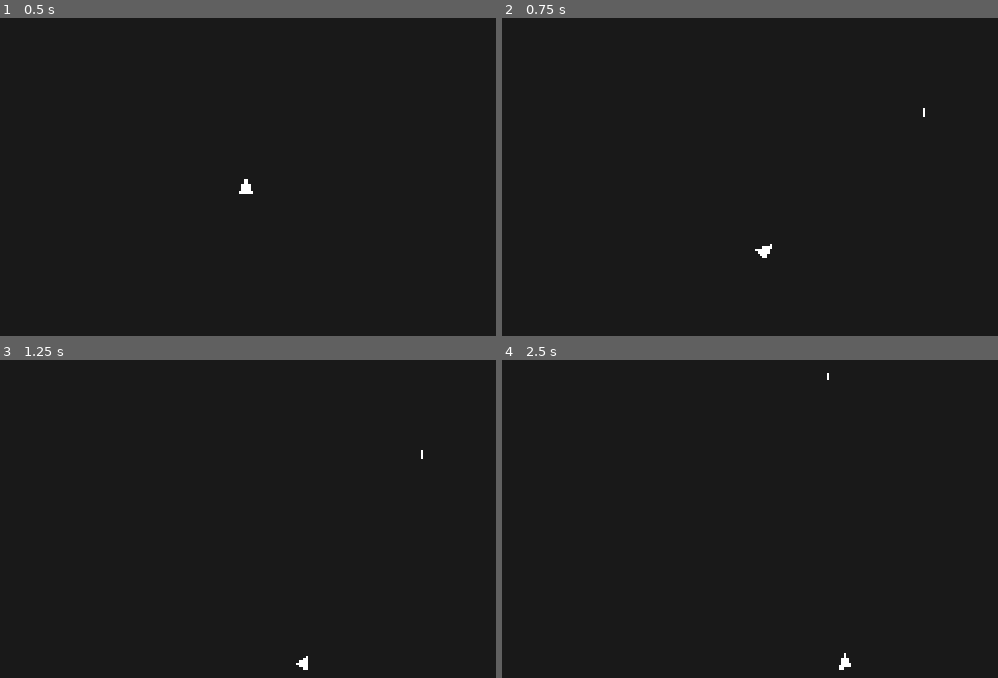
Above: before the commit, frames 1-4 (two rows, left to right).
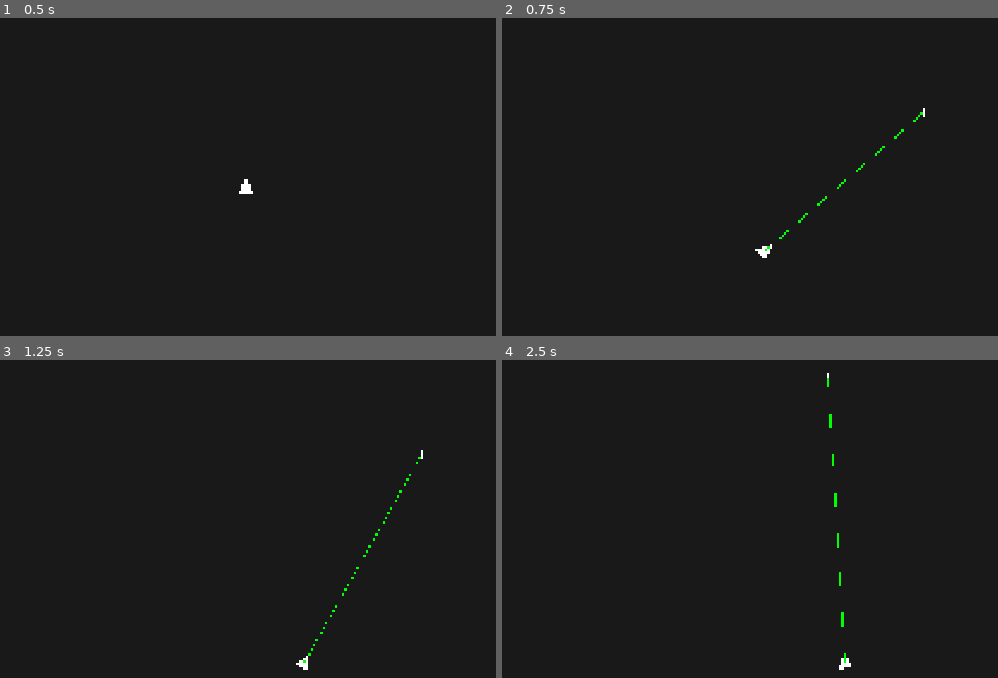
Above: after the commit, the same moments.

Repository: AlonKellner-RedHat/ricochet-game-v2
Game: Godot game, scene res://scenes/main.tscn
The game is run twice, just before and just after one commit, with the same random seed, the same clock (stepped at 60 frames per second) and the same inputs.
Inputs (mouse positions are in pixels of both pictures, inside the frame that each line leads up to):
- Up to frame 1 (0.5 s): no input
- Up to frame 2 (0.75 s): tap Enter at 0.5 s; move the mouse to (923, 110) at 0.52 s; hold D (move_right) from 0.53 s (still down); hold Shift from 0.53 s (still down); click (923, 110) at 0.67 s
- Up to frame 3 (1.25 s): keep holding D (move_right); keep holding Shift
- Up to frame 4 (2.5 s): release D (move_right) at 1.25 s; release Shift at 1.25 s; drag from (586, 499) to (710, 566) at 1.27 s; tap Space at 2 s; move the mouse to (829, 375) at 2.02 s; hold D (move_right) from 2.03 s (still down); tap Ctrl at 2.1 s

Frame 1 is identical in both runs. In frame 2, 0.1% of the frame differs, in the area x 53-85%, y 29-74%; in frame 3, 0.1%; in frame 4, 0.2%, in the area x 65-70%, y 5-96%.

Commit message:
Stage 5: Straight-line preview from player to cursor
- Green solid line (2px) drawn from player to cursor via _draw()
- No line when cursor equals player position (zero-length Direction)
- PathRenderer at z_index=20, updates every frame via queue_redraw()
- 4 new tests (line exists, absent at zero-length, color green, endpoints)

Co-Authored-By: Claude Opus 4.6 <noreply@anthropic.com>

Diff:
--- a/scenes/main.tscn
+++ b/scenes/main.tscn
@@ -1,8 +1,9 @@
-[gd_scene load_steps=5 format=3 uid="uid://bru25try0j4yd"]
+[gd_scene load_steps=6 format=3 uid="uid://bru25try0j4yd"]
 
 [ext_resource type="PackedScene" path="res://scenes/player.tscn" id="1"]
 [ext_resource type="Script" path="res://scripts/game/level_settings.gd" id="2"]
 [ext_resource type="Script" path="res://scripts/game/cursor.gd" id="3"]
+[ext_resource type="Script" path="res://scripts/visual/path_renderer.gd" id="4"]
 
 [sub_resource type="SegmentShape2D" id="floor_shape"]
 a = Vector2(0, 0)
@@ -28,3 +29,6 @@
 
 [node name="Cursor" type="Node2D" parent="."]
 script = ExtResource("3")
+
+[node name="PathRenderer" type="Node2D" parent="."]
+script = ExtResource("4")
--- /dev/null
+++ b/scripts/visual/path_renderer.gd
@@ -0,0 +1,39 @@
+extends Node2D
+
+const LINE_COLOR := Color.GREEN
+const LINE_WIDTH := 2.0
+
+var _player: CharacterBody2D
+var _cursor: Node2D
+
+func _ready() -> void:
+	_player = get_node_or_null("../Player")
+	_cursor = get_node_or_null("../Cursor")
+	z_index = 20
+
+func _process(_delta: float) -> void:
+	queue_redraw()
+
+func _draw() -> void:
+	if not _player or not _cursor:
+		return
+	var from := _player.global_position
+	var to := _cursor.global_position
+	if from == to:
+		return
+	draw_line(from - global_position, to - global_position, LINE_COLOR, LINE_WIDTH)
+
+func has_line() -> bool:
+	if not _player or not _cursor:
+		return false
+	return _player.global_position != _cursor.global_position
+
+func get_line_from() -> Vector2:
+	if _player:
+		return _player.global_position
+	return Vector2.ZERO
+
+func get_line_to() -> Vector2:
+	if _cursor:
+		return _cursor.global_position
+	return Vector2.ZERO
--- /dev/null
+++ b/tests/test_stage5_preview.gd
@@ -0,0 +1,30 @@
+extends GutTest
+
+var _player: CharacterBody2D
+var _cursor: Node2D
+var _renderer: Node2D
+var _main_scene: Node
+
+func before_each() -> void:
+	_main_scene = load("res://scenes/main.tscn").instantiate()
+	_main_scene.gravity = Vector2.ZERO
+	add_child_autofree(_main_scene)
+	_player = _main_scene.get_node("Player")
+	_cursor = _main_scene.get_node("Cursor")
+	_renderer = _main_scene.get_node("PathRenderer")
+
+func test_stage5_preview_exists_when_cursor_differs() -> void:
+	_cursor.global_position = Vector2(500, 300)
+	assert_true(_renderer.has_line(), "Renderer should have a line when cursor differs from player")
+
+func test_stage5_preview_absent_when_cursor_equals_player() -> void:
+	_cursor.global_position = _player.global_position
+	assert_false(_renderer.has_line(), "Renderer should have no line when cursor equals player")
+
+func test_stage5_preview_color_green() -> void:
+	assert_eq(_renderer.LINE_COLOR, Color.GREEN, "Preview line color should be green")
+
+func test_stage5_preview_endpoints() -> void:
+	_cursor.global_position = Vector2(500, 300)
+	assert_eq(_renderer.get_line_from(), _player.global_position, "Line should start at player position")
+	assert_eq(_renderer.get_line_to(), _cursor.global_position, "Line should end at cursor position")
Not shown, added: scripts/visual/path_renderer.gd.uid
